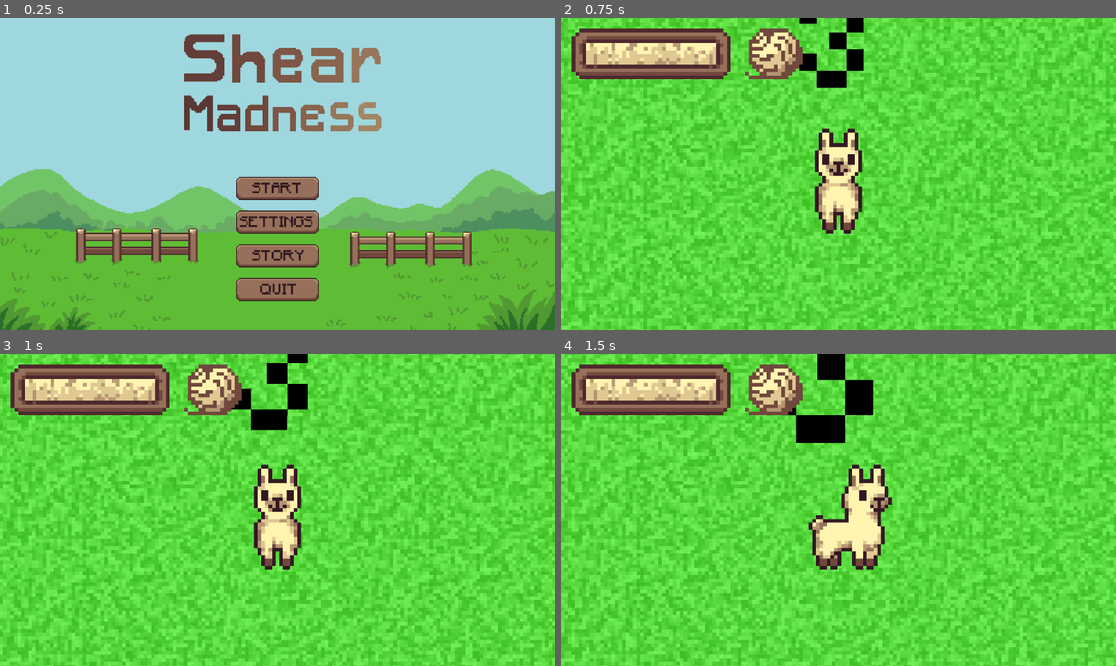
Above: before the commit, frames 1-4 (two rows, left to right).
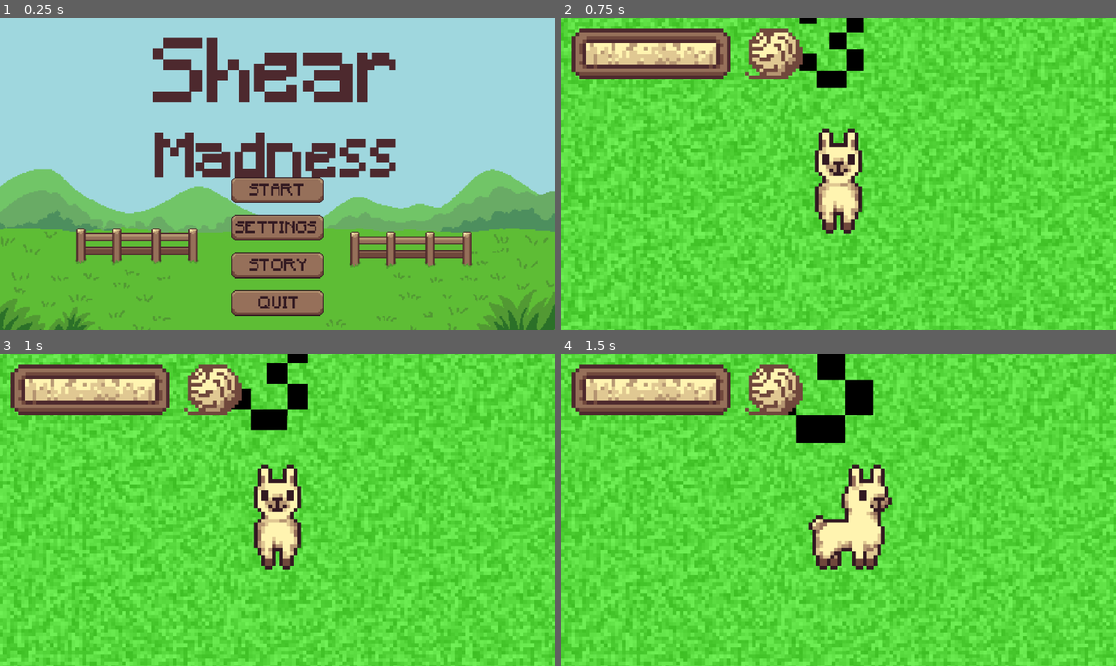
Above: after the commit, the same moments.

Repository: k4444th/Shear-Madness
Game: Godot game, scene res://scenes/startmenu.tscn
Two runs of this game, one before a commit and one after it. Both use one fixed random seed, a clock stepped at 60 frames per second and the inputs below.
Inputs (mouse positions are in pixels of both pictures, inside the frame that each line leads up to):
- Up to frame 1 (0.25 s): no input
- Up to frame 2 (0.75 s): click "START" at 0.5 s
- Up to frame 3 (1 s): no input
- Up to frame 4 (1.5 s): move the mouse to (960, 494) at 1.27 s; hold D (Right) from 1.28 s (still down); click (960, 494) at 1.42 s

The runs differ from the first frame. In frame 1, 15% of the frame differs, in the area x 27-72%, y 5-96%; in frame 2, nothing differs; in frame 3, nothing differs; in frame 4, nothing differs.

Commit message:
Make startscreen logo prettier

Diff:
--- a/scenes/startmenu.tscn
+++ b/scenes/startmenu.tscn
@@ -94,7 +94,8 @@
 texture = ExtResource("9_2egik")
 expand_mode = 3
 
-[node name="Logo" type="TextureRect" parent="CanvasLayer"]
+[node name="LogoOld" type="TextureRect" parent="CanvasLayer"]
+visible = false
 anchors_preset = 15
 anchor_right = 1.0
 anchor_bottom = 1.0
@@ -111,6 +112,27 @@
 grow_vertical = 2
 texture = ExtResource("11_dfktg")
 expand_mode = 3
+
+[node name="Logo" type="Node2D" parent="CanvasLayer"]
+position = Vector2(0, 30)
+scale = Vector2(5, 5)
+
+[node name="Shear" type="Label" parent="CanvasLayer/Logo"]
+offset_right = 122.0
+offset_bottom = 40.0
+theme_override_colors/font_color = Color(0.301961, 0.160784, 0.180392, 1)
+theme_override_font_sizes/font_size = 40
+text = "Shear"
+horizontal_alignment = 1
+
+[node name="Madness" type="Label" parent="CanvasLayer/Logo"]
+offset_top = 44.0
+offset_right = 122.0
+offset_bottom = 75.0
+theme_override_colors/font_color = Color(0.301961, 0.160784, 0.180392, 1)
+theme_override_font_sizes/font_size = 28
+text = "Madness"
+horizontal_alignment = 1
 
 [node name="Buttons" type="Node" parent="."]
 
--- a/scripts/startmenu.gd
+++ b/scripts/startmenu.gd
@@ -1,11 +1,16 @@
 extends Node
 
 @onready var camera = $Camera2D
+@onready var logo = $CanvasLayer/Logo
 
 func _process(delta: float) -> void:
-	var zoom = (get_viewport().size.x / 500 + get_viewport().size.y / 300) / 2
+	var zoom = (float(get_viewport().size.x) / 500 + float(get_viewport().size.y) / 300) / 2
 	camera.zoom = Vector2(zoom, zoom)
 
+	logo.scale = Vector2(zoom * 2, zoom * 2)
+	logo.get_children()[0].size.x = (camera.get_viewport().size.x / camera.get_canvas_transform().x[0]) / 2
+	logo.get_children()[1].size.x = (camera.get_viewport().size.x / camera.get_canvas_transform().x[0]) / 2
+	logo.position.y = 30 + zoom * 5
 
 func _on_start_button_pressed() -> void:
 	get_tree().change_scene_to_file("res://scenes/main.tscn")
